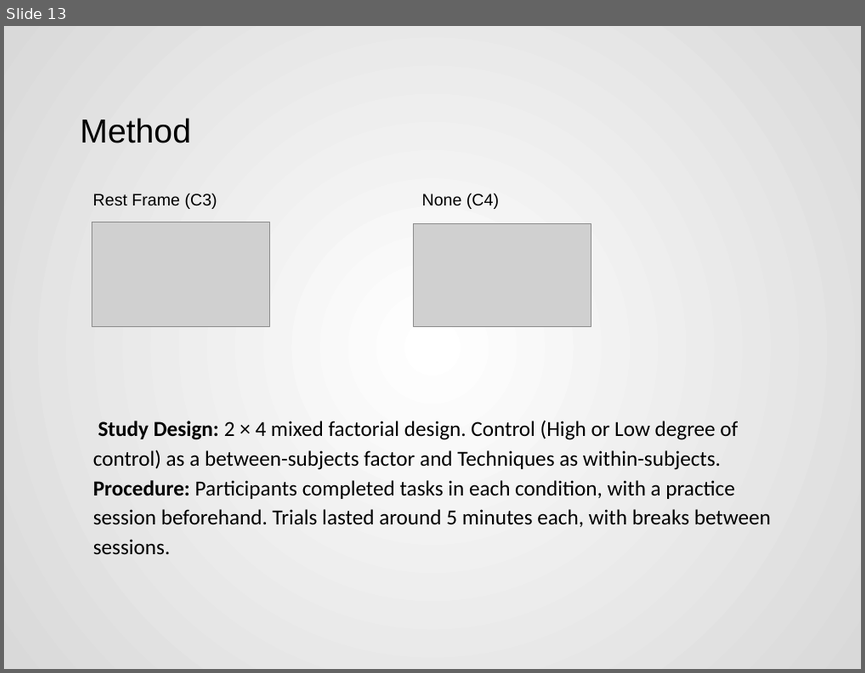
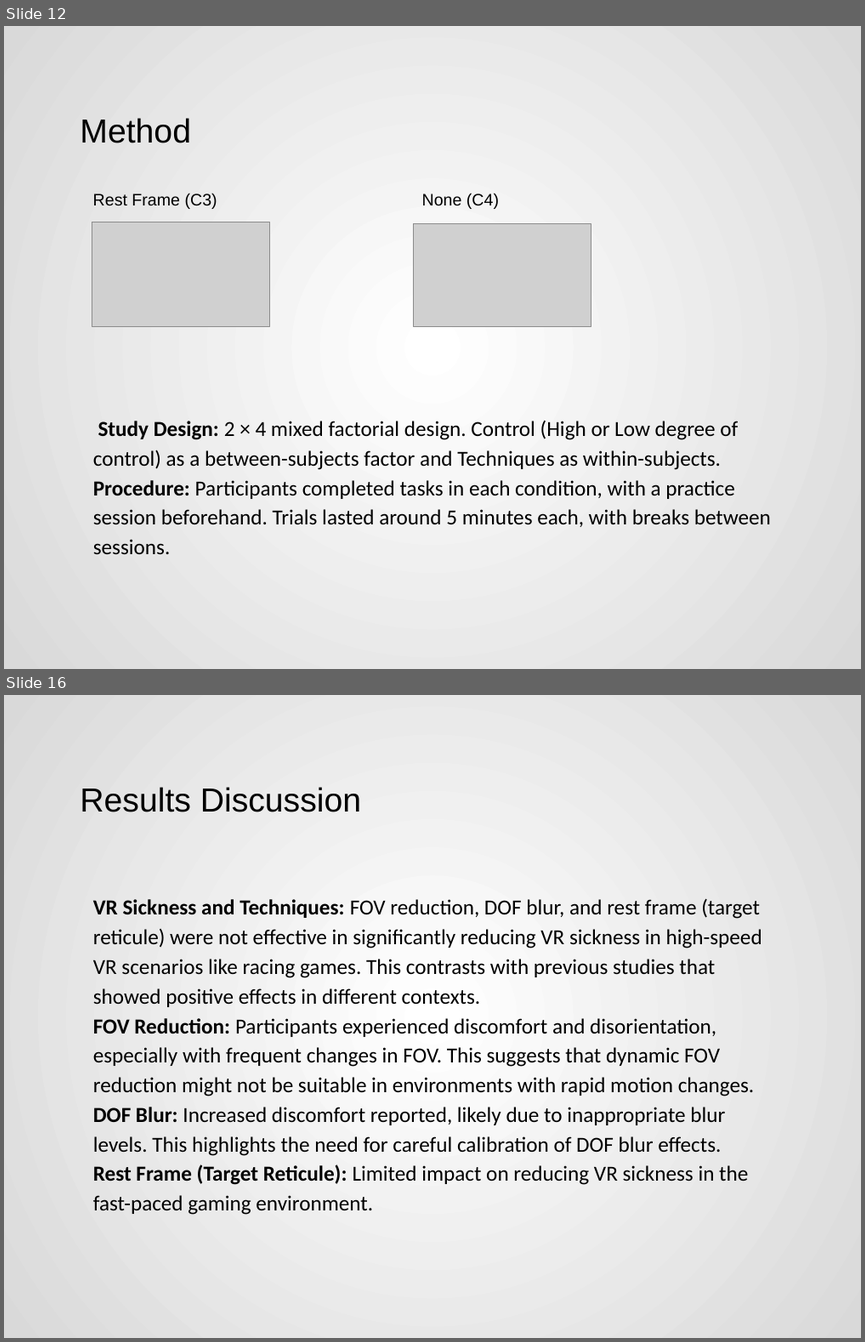
Before and after one commit to Akash3121/3D, a slide deck: Paper-Presentation/Akash - VR_Sickness_Mitigation_Methods_Presentation.pptx. Shown one above the other, each under a label of ours: slide 13 before the commit, slides 12 and 16 after it; the slides between them are not shown. The pictures are 865x673 and 865x1342 pixels, drawn with LibreOffice and Linux fonts; fonts in the diff are those of the drawing; grey boxes stand for pictures. Boxes give left, top, right and bottom in pixels: in the first picture for what was removed or moved away, otherwise in the second. Text is boxed around its words. In the diff, an @@ line names an element or a change of style, - is before the commit and + after.

```diff
--- a/Paper-Presentation/Akash - VR_Sickness_Mitigation_Methods_Presentation.pptx
+++ b/Paper-Presentation/Akash - VR_Sickness_Mitigation_Methods_Presentation.pptx
@@ slide 16 added at bbox=[4, 695, 861, 1338], background gradient #FFFFFF to #D9D9D9 @@
@@ title added at bbox=[80, 787, 361, 812], 28 pt, text #000000 @@
+Results Discussion
@@ text added at bbox=[93, 898, 762, 1214], 18 pt, text #000000 @@
+VR Sickness and Techniques: FOV reduction, DOF blur, and rest frame (target reticule) were not effective in significantly reducing VR sickness in high-speed VR scenarios like racing games. This contrasts with previous studies that showed positive effects in different contexts.
+FOV Reduction: Participants experienced discomfort and disorientation, especially with frequent changes in FOV. This suggests that dynamic FOV reduction might not be suitable in environments with rapid motion changes.
+DOF Blur: Increased discomfort reported, likely due to inappropriate blur levels. This highlights the need for careful calibration of DOF blur effects.
+Rest Frame (Target Reticule): Limited impact on reducing VR sickness in the fast-paced gaming environment.
@@ what was slide 13 is now slide 12 @@
```
Also in this commit, not shown: 4 slides changed, 3 other slides added, 1 slide removed.
